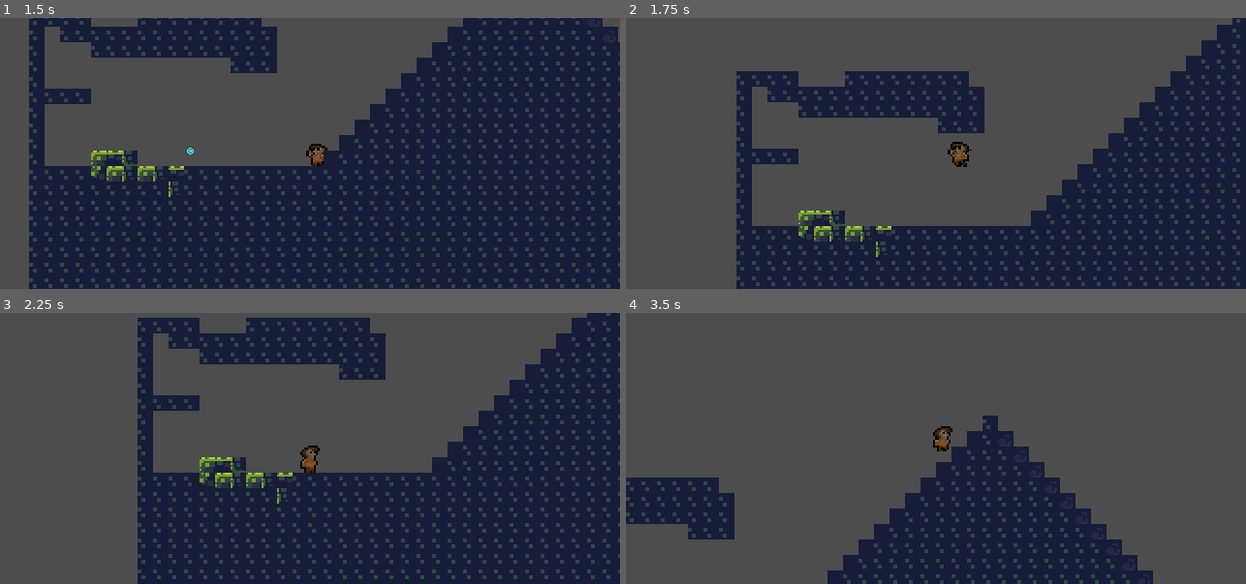
Above: before the commit, frames 1-4 (two rows, left to right).
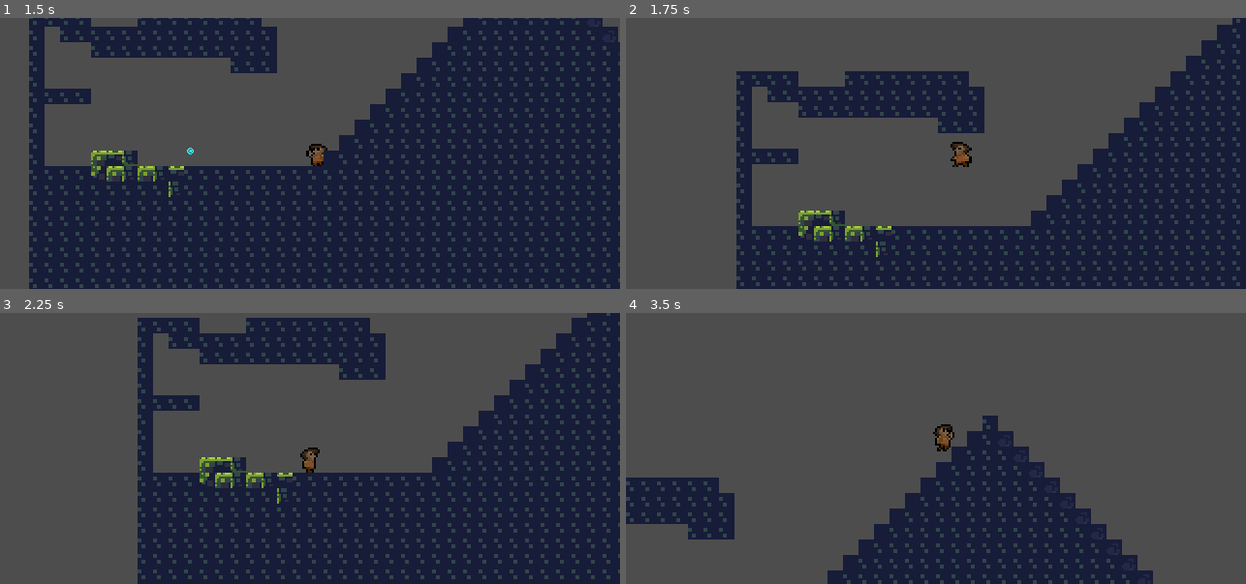
Above: after the commit, the same moments.

Repository: tetraminus/GrappleFormer
Game: Godot game, scene res://Rooms/Test/TestRoom1.tscn
Same seed, same stepped clock (60 frames per second), same inputs: the game is played once before the commit and once after it.
Inputs (mouse positions are in pixels of both pictures, inside the frame that each line leads up to):
- Up to frame 1 (1.5 s): tap Enter at 0.5 s; move the mouse to (446, 139) at 0.52 s; hold D (move_right) 0.53-1.28 s; click (446, 139) at 0.6 s; tap Space (jump) at 0.77 s; move the mouse to (186, 167) at 1.27 s; hold S (move_down) from 1.28 s (still down); click (186, 167) at 1.35 s
- Up to frame 2 (1.75 s): keep holding S (move_down); tap Space (jump) at 1.52 s
- Up to frame 3 (2.25 s): move the mouse to (372, 388) at 2.02 s; release S (move_down) at 2.03 s; hold D (move_right) from 2.03 s (still down); right-click (372, 388) at 2.1 s
- Up to frame 4 (3.5 s): keep holding D (move_right); click (998, 388) at 2.3 s; move the mouse to (905, 502) at 2.77 s; click (905, 502) at 2.85 s; tap Space (jump) at 3.02 s

Frame 1 is identical in both runs. In frame 2, 0.1% of the frame differs, in the area x 51-56%, y 47-55%; in frame 3, 0.2%; in frame 4, 0.2%, in the area x 49-53%, y 41-52%.

Commit message:
more anim stuff

Diff:
--- a/player.gd
+++ b/player.gd
@@ -85,10 +85,8 @@
 	if grapplepoint == null:
 		if Input.is_action_pressed("move_right"):
 			motion.x += 1
-			animation.play("walk")
 		if Input.is_action_pressed("move_left"):
 			motion.x -= 1
-			animation.play("walk")
 
 	if linear_velocity.x > 0:
 		$Icon.flip_h = false
@@ -111,10 +109,11 @@
 
 	if linear_velocity.length() < 5:
 
-		if randi_range(0,100) < 50:
-			animation.play("idle 1")
-		else:
-			animation.play("idle 2")
+		animation.play("idle 1")
+
+	elif linear_velocity.y == 0:
+		animation.play("walk")
+
 
 	if Input.is_action_just_pressed("move_down") and not slamming:
 		motion.y += 1
--- a/player.tscn
+++ b/player.tscn
@@ -103,6 +103,7 @@
 
 [sub_resource type="Animation" id="Animation_fqcjd"]
 resource_name = "grapple"
+length = 0.1
 tracks/0/type = "value"
 tracks/0/imported = false
 tracks/0/enabled = true
@@ -110,10 +111,10 @@
 tracks/0/interp = 1
 tracks/0/loop_wrap = true
 tracks/0/keys = {
-"times": PackedFloat32Array(0, 0.5),
-"transitions": PackedFloat32Array(1, 1),
+"times": PackedFloat32Array(0),
+"transitions": PackedFloat32Array(1),
 "update": 1,
-"values": [17, 17]
+"values": [17]
 }
 
 [sub_resource type="Animation" id="Animation_s7gxd"]
